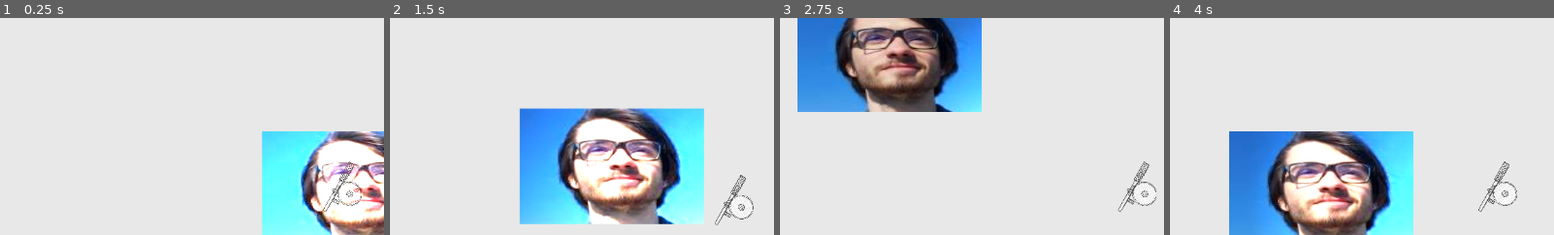
Above: before the commit, frames 1-4 (left to right).
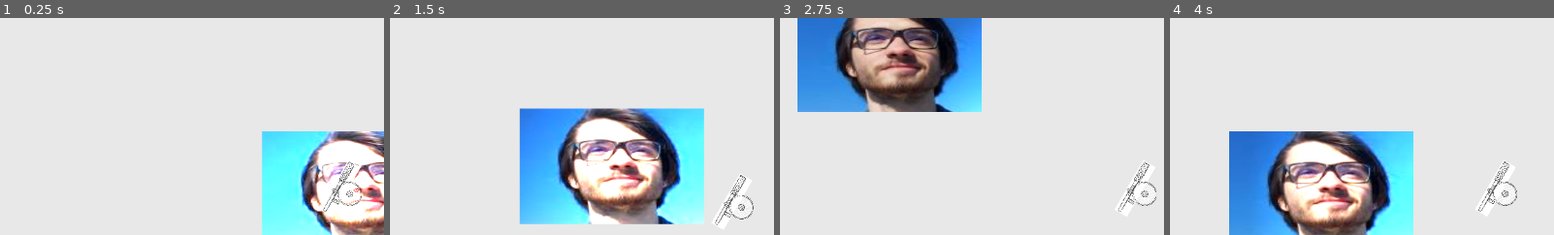
Above: after the commit, the same moments.

Repository: LanVukusic/GameX
Game: Godot game, scene res://TEST.tscn
The game is run twice, just before and just after one commit, with the same random seed, the same clock (stepped at 60 frames per second) and the same inputs. This scene is started directly instead of the project's main scene.
Inputs (mouse positions are % of the whole screen's width and height, from its top left):
- Up to frame 1 (0.25 s): no input
- Up to frame 2 (1.5 s): tap Enter at 0.5 s; move the mouse to (73, 45) at 0.52 s; press the mouse at (73, 45) at 0.53 s; hold Right (ui_right) 0.53-1.28 s; move the mouse to (30, 55) at 1.27 s; release the mouse at (30, 55) at 1.28 s; hold Down (ui_down) from 1.28 s (still down); click (30, 55) at 1.35 s
- Up to frame 3 (2.75 s): move the mouse to (60, 28) at 2.02 s; release Down (ui_down) at 2.03 s; press the mouse at (60, 28) at 2.03 s; hold Right (ui_right) from 2.03 s (still down)
- Up to frame 4 (4 s): move the mouse to (45, 70) at 2.77 s; release Right (ui_right) at 2.78 s; release the mouse at (45, 70) at 2.78 s; hold Up (ui_up) 2.78-3.53 s; click (45, 70) at 2.85 s; move the mouse to (81, 65) at 3.52 s; press the mouse at (81, 65) at 3.53 s; hold Left (ui_left) from 3.53 s (still down)
The pictures show only the part of the screen within x 5-55%, y 10-59%; the shares and areas given below are measured in that part.

The runs differ from the first frame. In frame 1, 0.3% of the frame differs, in the area x 83-94%, y 66-91%; in frame 2, 0.2%; in frame 3, 0.2%; in frame 4, 0.2%.

Commit message:
added automatic fire but has to be fixed

Diff:
--- a/Godot/Weapon/ranged_weapons/Projectile.tscn
+++ b/Godot/Weapon/ranged_weapons/Projectile.tscn
@@ -13,8 +13,9 @@
 
 [node name="Projectile" type="RigidBody2D"]
 collision_layer = 2
+mass = 0.002
 script = ExtResource("1_gwyq8")
-lifetime = 2.0
+lifetime = 5.0
 
 [node name="CollisionShape2D" type="CollisionShape2D" parent="."]
 shape = SubResource("CircleShape2D_2q5dv")
--- a/Godot/Weapon/ranged_weapons/projectile.gd
+++ b/Godot/Weapon/ranged_weapons/projectile.gd
@@ -11,7 +11,7 @@
 	var life_timer = Timer.new()
 	add_child(life_timer)
 	life_timer.one_shot = true
-	life_timer.wait_time = lifetime
+	life_timer.start(lifetime)
 	life_timer.timeout.connect(queue_free)
 	pass # Replace with function body.
 
--- a/Godot/Weapon/ranged_weapons/resources/gun_placeholder.tres
+++ b/Godot/Weapon/ranged_weapons/resources/gun_placeholder.tres
@@ -5,12 +5,12 @@
 
 [resource]
 script = ExtResource("1_m536s")
-total_ammo_capacity = 10
+total_ammo_capacity = 300
 current_reserve_ammo = 0
 magazine_capacity = 0
 texture = ExtResource("2_ta037")
 reload_time = 1.235
-fire_rate = 800.0
+fire_rate = 0.5
 is_automatic = true
 damage_per_shot = 0.0
 weapon_range = 0.0
--- a/Godot/Weapon/weapon_manager.gd
+++ b/Godot/Weapon/weapon_manager.gd
@@ -14,9 +14,11 @@
 enum weapon_state{READY, RELOADING}
 var current_weapon_state: weapon_state = weapon_state.READY
 var reload_timer: Timer
+var bpm_timer: Timer
 
 # Called when the node enters the scene tree for the first time.
 func _ready() -> void:
+	_init_weapon()
 	pass # Replace with function body.
 
 
@@ -26,10 +28,15 @@
 
 func _input(event: InputEvent) -> void:
 	if event.is_action_pressed("Shoot"):
-		fire()
+		if current_weapon.is_automatic == true:
+			bpm_timer.start()
+		else:
+			fire()
+	if event.is_action_released("Shoot"):
+		bpm_timer.stop()
+
 	if event.is_action_pressed("Reload"):
 		reload()
-
 
 func fire():
 	if current_weapon_state == weapon_state.RELOADING:
@@ -47,6 +54,9 @@
 	print("fire, ",ammo )
 
 func reload():
+	if current_weapon_state == weapon_state.RELOADING:
+		print("you are already reloading dipshit")
+		return
 	current_weapon_state = weapon_state.RELOADING
 	reload_timer = Timer.new()
 	add_child(reload_timer)
@@ -57,9 +67,17 @@
 			current_weapon_state = weapon_state.READY
 			print("delam")
 			)
-	print("hihi")
+	print("delam2")
 
+func bpm_time(value):
+	bpm_timer = Timer.new()
+	add_child(bpm_timer)
+	bpm_timer.one_shot = false
+	bpm_timer.paused = false
+	bpm_timer.wait_time = value
+	bpm_timer.timeout.connect(fire)
 
 func _init_weapon():
+	bpm_time(current_weapon.fire_rate)
 	$Sprite2D.texture = current_weapon.texture
 	reload()
